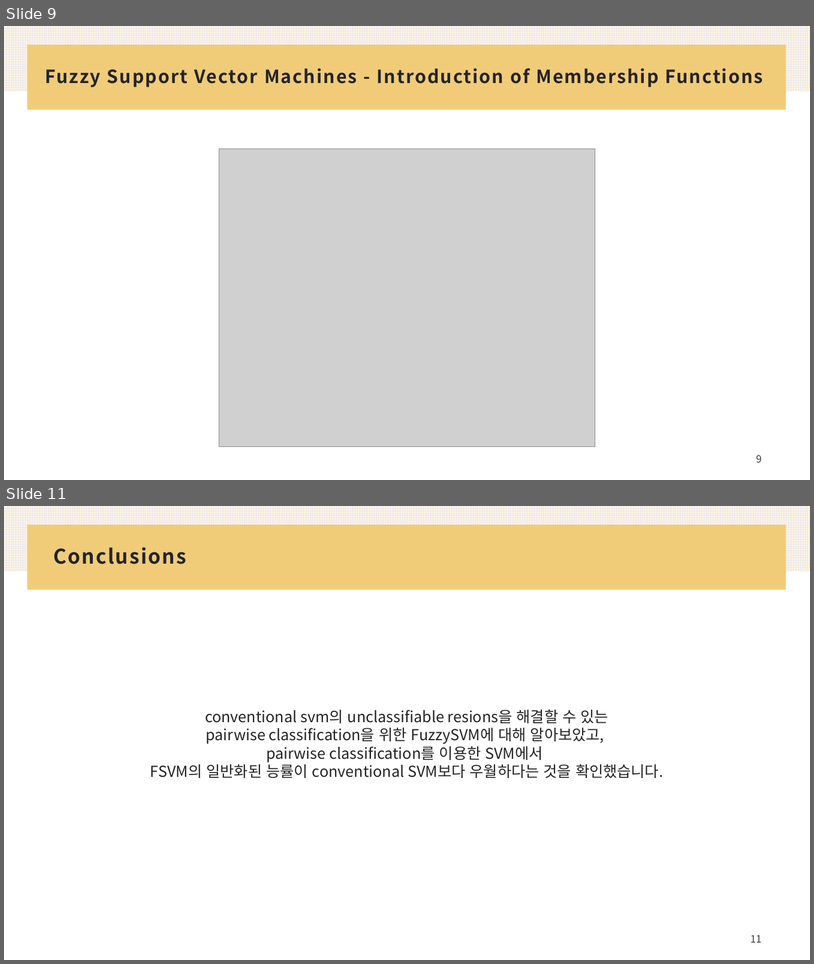
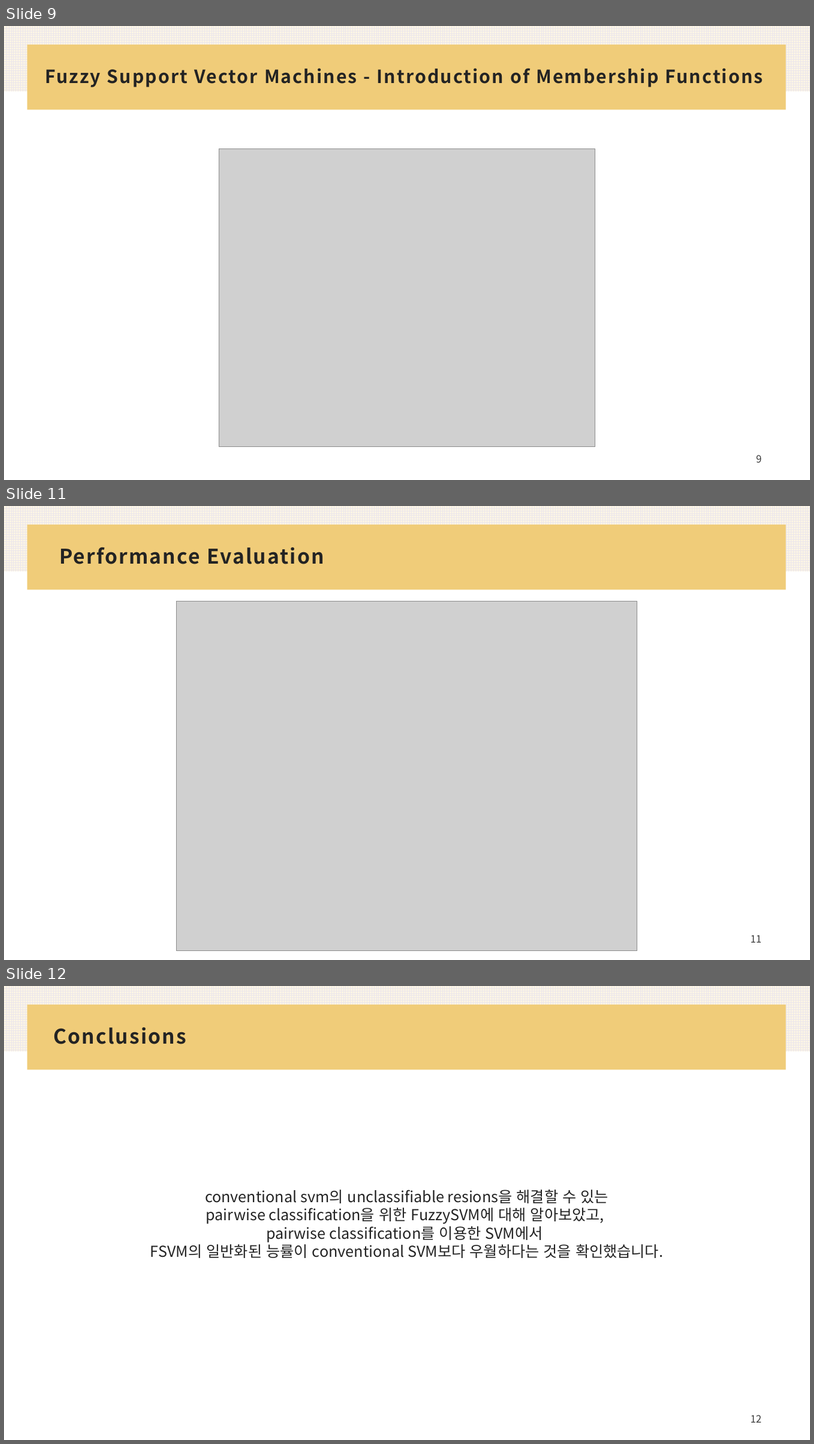
Before and after one commit to Jiadia22/2024-Machine_Learning, a slide deck: SVM Paper 1.pptx. Shown one above the other, each under a label of ours: slides 9 and 11 before the commit, slides 9, 11 and 12 after it; the slides between them are not shown. The pictures are 814x964 and 814x1444 pixels, drawn with LibreOffice and Linux fonts; fonts in the diff are those of the drawing; grey boxes stand for pictures. Boxes give left, top, right and bottom in pixels: in the first picture for what was removed or moved away, otherwise in the second. Text is boxed around its words. In the diff, an @@ line names an element or a change of style, - is before the commit and + after.

```diff
--- a/SVM Paper 1.pptx
+++ b/SVM Paper 1.pptx
@@ slide 11 added at [4,506,810,960], background #FFFFFF; not listed: 2 template elements that a slide beside it also shows @@
@@ title added at [59,547,324,564], 24 pt, text #232323, bold @@
+Performance Evaluation
@@ picture added at [176,601,638,951] @@
@@ page number added at [751,934,762,942], 12 pt, text #393939 @@
+11
@@ what was slide 11 is now slide 12 @@
@@ page number at [751,1414,762,1422]: text changed @@
-11
+12
```
Also in this commit, not shown: 6 slides changed.
